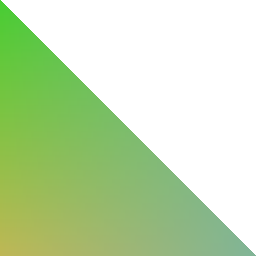
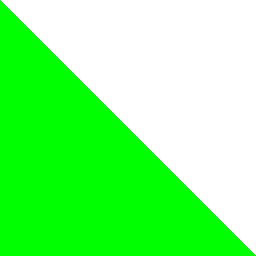
Comparing the layer stacks of the two 256px x 256px images. Changes:
added layer "Layer" above "grasscolor.png" over (0, 0, 256, 256)
